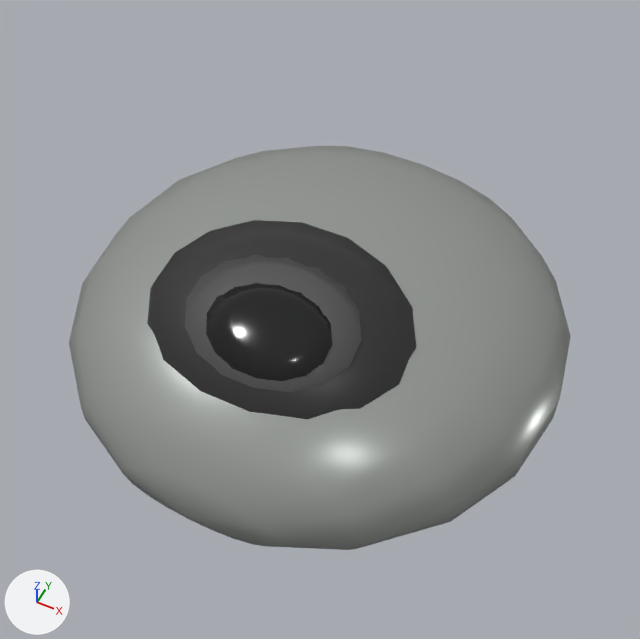
Before and after pictures for a commit that changed the glTF model public/models/enemies/newsh5-202.glb.
Before and after are seen from a 50 mm lens placed at (0.481, -0.838, 1.1), pointed at (0.042, 0.042, 0.001). Lighting does not change. The marker at lower left points along +X, +Y and +Z. The first picture is the older version.

Names of what the first picture shows: 'newsh5-202'.
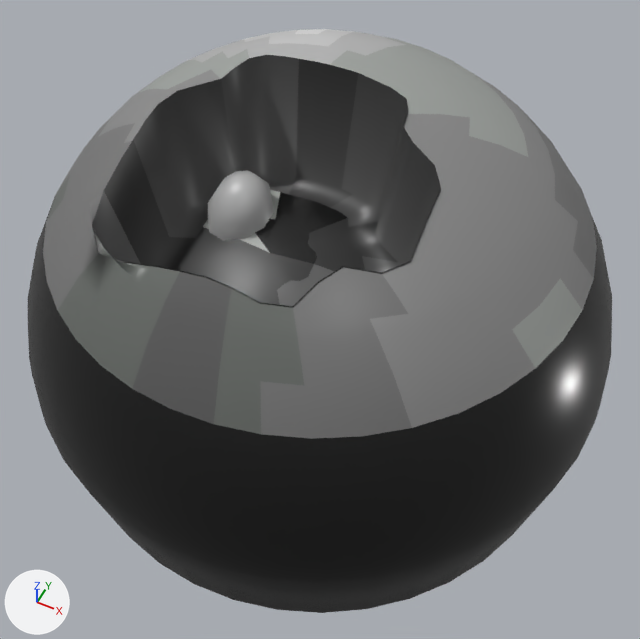
What differs and where, as boxes (x1, y1, x2, y2) in the pictures (640 x 639 px):
'newsh5-202', surface changed, reshaped (16% wider, 44% taller): before (69, 146, 571, 550); after (28, 29, 612, 613)
part 1 of me_newsh5_202, rebuilt (16% wider, 44% taller): before (69, 146, 571, 550); after (28, 29, 612, 613)
part 2 of me_newsh5_202, added: after (92, 55, 441, 308)
part 3 of me_newsh5_202, added: after (208, 170, 274, 241)
part 4 of me_newsh5_202, deleted (black): before (206, 283, 332, 381)
part 5 of me_newsh5_202, deleted: before (185, 255, 362, 392)
part 6 of me_newsh5_202, deleted: before (147, 220, 416, 419)

Diff of the bpy script that builds the scene:
```diff
--- a/public/models/enemies/newsh5-202.glb.py
+++ b/public/models/enemies/newsh5-202.glb.py
@@ mat_pal_11_newsh5_202 @@
 mat_pal_11_newsh5_202.metallic = 0.35
-mat_pal_11_newsh5_202.roughness = 0.3
+mat_pal_11_newsh5_202.roughness = 0.4
@@ mat_pal_2_newsh5_202 @@
 mat_pal_2_newsh5_202.metallic = 0.1
-mat_pal_2_newsh5_202.roughness = 0.15
+mat_pal_2_newsh5_202.roughness = 0.25
@@ me_newsh5_202 @@
-me_newsh5_202.from_pydata(...)  # 329 vertices, 600 faces; spans x -0.362..0.445, y -0.367..0.45, z -0.178..0.204
+me_newsh5_202.from_pydata(...)  # 833 vertices, 1570 faces; spans x -0.421..0.504, y -0.421..0.504, z -0.458..0.459
+# me_newsh5_202 part 1: the loose piece of 182 vertices spanning x -0.362..0.445, y -0.367..0.45, z -0.178..0.178 is rebuilt with 641 vertices and now spans x -0.421..0.504, y -0.421..0.504, z -0.458..0.457
+# me_newsh5_202 part 2: a new loose piece of 161 vertices spanning x -0.167..0.246, y -0.249..0.081, z 0.177..0.459
+# me_newsh5_202 part 3: a new loose piece of 31 vertices spanning x -0.089..0.006, y -0.092..0.008, z 0.242..0.331, in mat_pal_12_newsh5_202 (grey #bababa)
+# me_newsh5_202 part 4: the loose piece of 49 vertices spanning x -0.04..0.156, y -0.224..-0.076, z 0.116..0.204 is deleted
+# me_newsh5_202 part 5: the loose piece of 49 vertices spanning x -0.089..0.189, y -0.231..-0.019, z 0.113..0.204 is deleted
+# me_newsh5_202 part 6
+# 49 vertices are removed from x -0.171..0.254, y -0.255..0.072, z 0.102..0.201
+# 80 faces are deleted
 me_newsh5_202.materials.append(mat_pal_11_newsh5_202)
@@ me_newsh5_202 @@
 me_newsh5_202.materials.append(mat_pal_2_newsh5_202)
+me_newsh5_202.materials.append(mat_pal_1_newsh5_202)  # black #0c0c0c
+me_newsh5_202.materials.append(mat_pal_3_newsh5_202)  # black #282828
+me_newsh5_202.materials.append(mat_pal_5_newsh5_202)  # dark grey #454545
+me_newsh5_202.materials.append(mat_pal_6_newsh5_202)  # dark grey #515151
+me_newsh5_202.materials.append(mat_pal_8_newsh5_202)  # dark grey #696d69
+me_newsh5_202.materials.append(mat_pal_9_newsh5_202)  # grey #797979
+me_newsh5_202.materials.append(mat_pal_10_newsh5_202)  # grey #8e8e8e
+me_newsh5_202.materials.append(mat_pal_12_newsh5_202)  # grey #bababa
+me_newsh5_202.materials.append(mat_pal_13_newsh5_202)  # light grey #cfcfcf
+me_newsh5_202.materials.append(mat_pal_14_newsh5_202)  # white #e7e7e7
```
